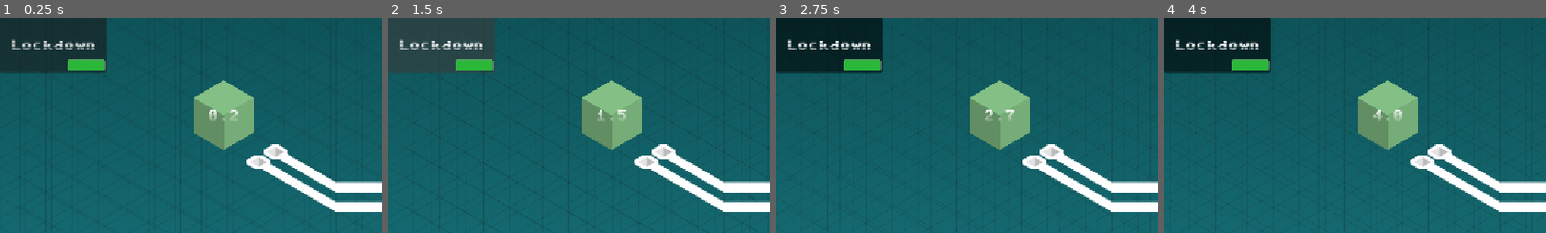
Above: before the commit, frames 1-4 (left to right).
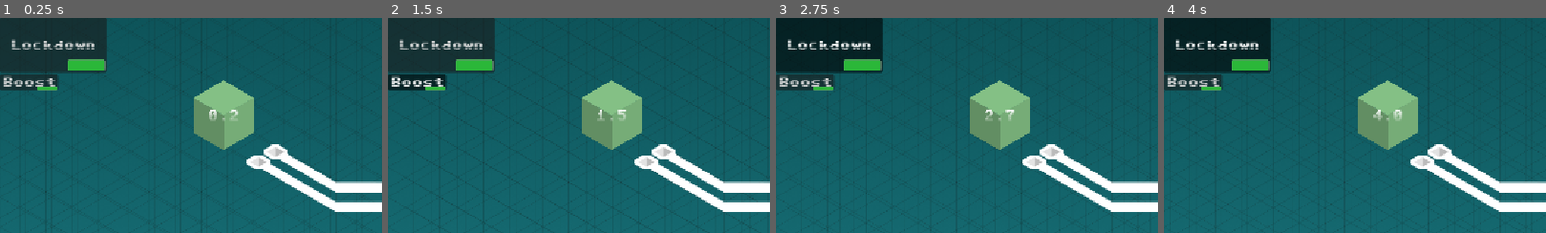
Above: after the commit, the same moments.

Repository: m14n-dev/brackeys2026
Game: Godot game, scene res://arena/arena_2/arena_2.tscn
Two runs of this game, one before a commit and one after it. Both use one fixed random seed, a clock stepped at 60 frames per second and the inputs below. This scene is started directly instead of the project's main scene.
Inputs:
- Up to frame 1 (0.25 s): no input
- Up to frame 2 (1.5 s): click "Lockdown" at 0.5 s; click "Lockdown" (after the commit: "Boost") at 1.25 s
- Up to frame 3 (2.75 s): click "Lockdown" at 2 s
- Up to frame 4 (4 s): click "Lockdown" (after the commit: "Boost") at 2.75 s; click "Lockdown" at 3.5 s
The pictures show only the part of the screen within x 0-50%, y 0-50%; the shares and areas given below are measured in that part.

The runs differ from the first frame. In frame 1, 1.1% of the frame differs, in the area x 0-15%, y 26-34%; in frame 2, 1.2%, in the area x 0-16%, y 26-34%; in frame 3, 1.1%; in frame 4, 1.1%.

Commit message:
Added boost power

Diff:
--- a/trust-no-one/arena/arena_2/arena_2.tscn
+++ b/trust-no-one/arena/arena_2/arena_2.tscn
@@ -8,6 +8,7 @@
 [ext_resource type="Texture2D" uid="uid://bafxjfvvr7o2a" path="res://arena/arena_2/connection_2_to_3.png" id="6_c3cjk"]
 [ext_resource type="PackedScene" uid="uid://dx27omxdqacou" path="res://special_powers/lockdown/lockdown_power.tscn" id="7_dv023"]
 [ext_resource type="Script" uid="uid://b2nvw43nnbirl" path="res://arena/Faction.gd" id="8_0tuoo"]
+[ext_resource type="PackedScene" uid="uid://dcmcxvn674xqp" path="res://special_powers/boost/boost_power.tscn" id="8_hpm1i"]
 [ext_resource type="Script" uid="uid://bog5gmtmfmy4p" path="res://ai/EnemyAi.gd" id="9_tfyns"]
 [ext_resource type="Script" uid="uid://3yvav4q5ks4v" path="res://ai/RetributionAiBehavior.gd" id="10_ml4ye"]
 
@@ -112,7 +113,10 @@
 growth = 2.5
 faction_id = 2
 
-[node name="BasePower" parent="." unique_id=1298012714 instance=ExtResource("7_dv023")]
+[node name="LockdownPower" parent="." unique_id=1298012714 instance=ExtResource("7_dv023")]
+
+[node name="BoostPower" parent="." unique_id=2126310023 instance=ExtResource("8_hpm1i")]
+position = Vector2(0, 85)
 
 [node name="Player" type="Node2D" parent="." unique_id=968974591]
 script = ExtResource("8_0tuoo")
--- a/trust-no-one/server/Server.gd
+++ b/trust-no-one/server/Server.gd
@@ -50,7 +50,13 @@
 @export var lockdown_sprite: Sprite2D
 
 var production_pause: bool = false # Powers can stop production temporarily
-var production_increase: bool = false # Powers can boost production temporarily
+
+var production_increase: bool = false: # Powers can boost production temporarilyset(val):
+	set(val):
+		production_increase = val
+		production_increase_sprite.visible = val
+var production_increase_duration: float = 0
+@export var production_increase_sprite: Sprite2D
 
 @export var audioPlayer: AudioStreamPlayer2D
 @export var receive_package_sound: AudioStreamMP3
@@ -89,6 +95,11 @@
 		if(lockdown_duration <= 0):
 			lockdown = false
 
+	if(production_increase):
+		production_increase_duration -= delta
+		if(production_increase_duration <= 0):
+			production_increase = false
+
 func update_faction_color():
 	var arena = $"../Arena"
 	if (arena == null):
--- a/trust-no-one/server/server.tscn
+++ b/trust-no-one/server/server.tscn
@@ -6,15 +6,17 @@
 [ext_resource type="AudioStream" uid="uid://cof06hf41u8p8" path="res://server/player_takeover.mp3" id="3_t43u5"]
 [ext_resource type="Texture2D" uid="uid://88qleepphrbr" path="res://special_powers/lockdown/lockdown_sprite.png" id="3_u3pyk"]
 [ext_resource type="AudioStream" uid="uid://bq2y6bwbkti6w" path="res://server/enemy_takeover.mp3" id="4_87v45"]
+[ext_resource type="Texture2D" uid="uid://dhx1gn2bfeipf" path="res://special_powers/boost/boost.png" id="7_87v45"]
 
 [sub_resource type="CircleShape2D" id="CircleShape2D_0wvpq"]
 radius = 107.0
 
-[node name="Node2D" type="Node2D" unique_id=1404967565 node_paths=PackedStringArray("click_area", "lockdown_sprite", "audioPlayer")]
+[node name="Node2D" type="Node2D" unique_id=1404967565 node_paths=PackedStringArray("click_area", "lockdown_sprite", "production_increase_sprite", "audioPlayer")]
 script = ExtResource("1_0wvpq")
 growth = 1.0
 click_area = NodePath("Sprite/Area2D")
 lockdown_sprite = NodePath("Sprite/lockdown_sprite")
+production_increase_sprite = NodePath("Sprite/boost_sprite")
 audioPlayer = NodePath("AudioStreamPlayer2D")
 receive_package_sound = ExtResource("2_gc6nq")
 player_takeover_sound = ExtResource("3_t43u5")
@@ -29,6 +31,12 @@
 position = Vector2(2.000001, -0.99999976)
 scale = Vector2(0.35199004, 0.35199004)
 texture = ExtResource("3_u3pyk")
+
+[node name="boost_sprite" type="Sprite2D" parent="Sprite" unique_id=1164573017]
+visible = false
+position = Vector2(2.000001, -0.99999976)
+scale = Vector2(0.25781247, 0.25781247)
+texture = ExtResource("7_87v45")
 
 [node name="Area2D" type="Area2D" parent="Sprite" unique_id=1368191814]
 
--- /dev/null
+++ b/trust-no-one/special_powers/boost/boost_power.gd
@@ -0,0 +1,13 @@
+extends BasePower
+
+# Called when the node enters the scene tree for the first time.
+func _ready() -> void:
+	super()
+	SignalBus.server_clicked.connect(on_server_clicked)
+
+func on_server_clicked(source: Server):
+	if(currently_selected):
+		activate()
+		source.production_increase = true
+		source.production_increase_duration = duration
+		unselect()
--- /dev/null
+++ b/trust-no-one/special_powers/boost/boost_power.tscn
@@ -0,0 +1,16 @@
+[gd_scene format=3 uid="uid://dcmcxvn674xqp"]
+
+[ext_resource type="PackedScene" uid="uid://3eoc1tuth378" path="res://special_powers/base_power.tscn" id="1_wdkdg"]
+[ext_resource type="Script" uid="uid://17eivslval1b" path="res://special_powers/boost/boost_power.gd" id="2_h8u63"]
+[ext_resource type="AudioStream" uid="uid://d23twgeya4hnu" path="res://special_powers/power_select.mp3" id="3_xgwis"]
+[ext_resource type="AudioStream" uid="uid://dp1tyvhr4qr04" path="res://special_powers/power_unselect.mp3" id="4_tr7gh"]
+
+[node name="BoostPower" unique_id=1298012714 instance=ExtResource("1_wdkdg")]
+script = ExtResource("2_h8u63")
+duration = 8.0
+cooldown = 16.0
+select_audio = ExtResource("3_xgwis")
+unselect_audio = ExtResource("4_tr7gh")
+
+[node name="Button" parent="." index="0" unique_id=410051357]
+text = "Boost"
--- a/trust-no-one/special_powers/lockdown/lockdown_power.tscn
+++ b/trust-no-one/special_powers/lockdown/lockdown_power.tscn
@@ -5,7 +5,7 @@
 [ext_resource type="AudioStream" uid="uid://d23twgeya4hnu" path="res://special_powers/power_select.mp3" id="3_3f1rc"]
 [ext_resource type="AudioStream" uid="uid://dp1tyvhr4qr04" path="res://special_powers/power_unselect.mp3" id="4_rdn1d"]
 
-[node name="BasePower" unique_id=1298012714 instance=ExtResource("1_7bmbd")]
+[node name="LockdownPower" unique_id=1298012714 instance=ExtResource("1_7bmbd")]
 script = ExtResource("2_tw6bb")
 select_audio = ExtResource("3_3f1rc")
 unselect_audio = ExtResource("4_rdn1d")
Binary file added: trust-no-one/special_powers/boost/boost.png
Not shown, added: trust-no-one/special_powers/boost/boost.png.import
Not shown, added: trust-no-one/special_powers/boost/boost_power.gd.uid
